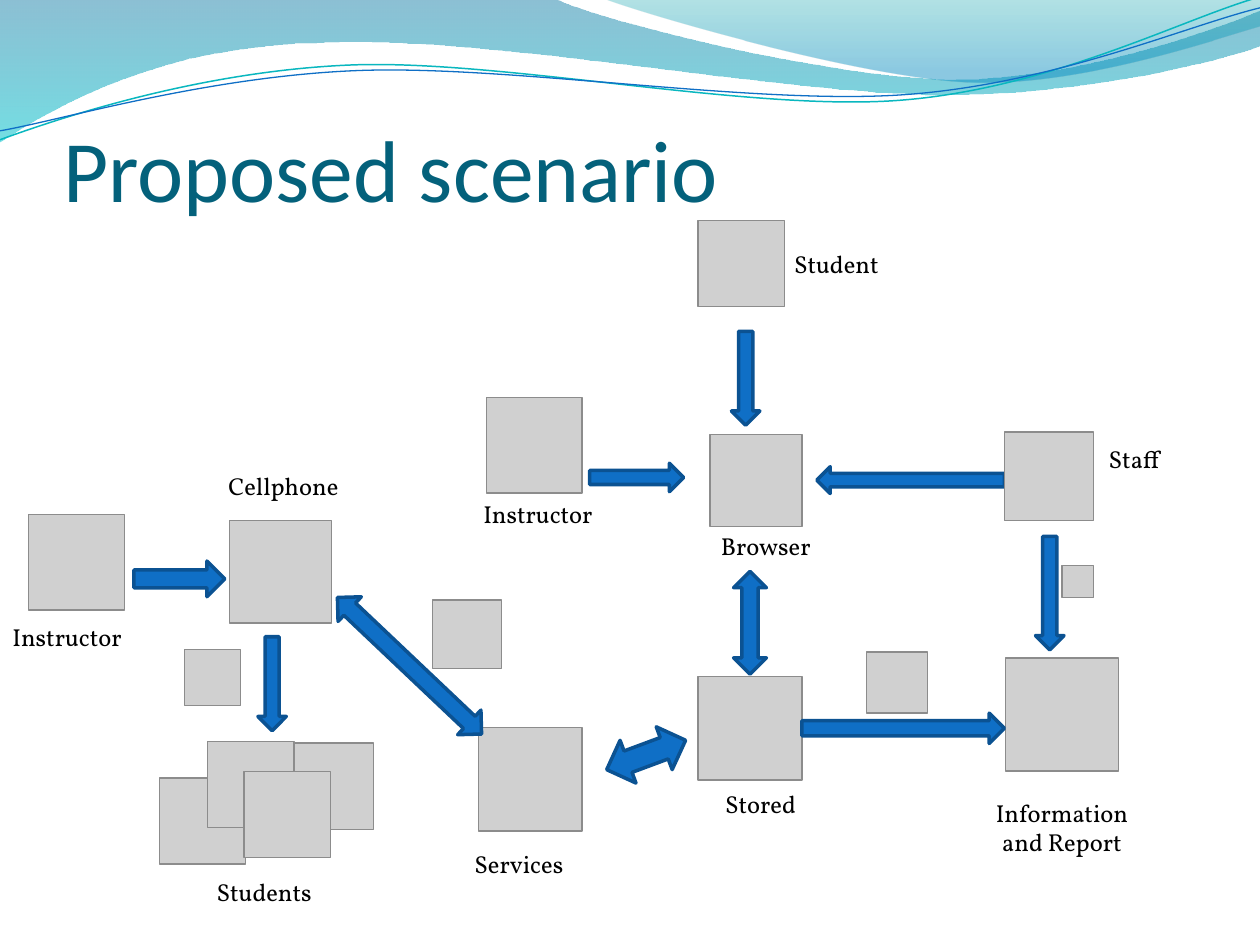
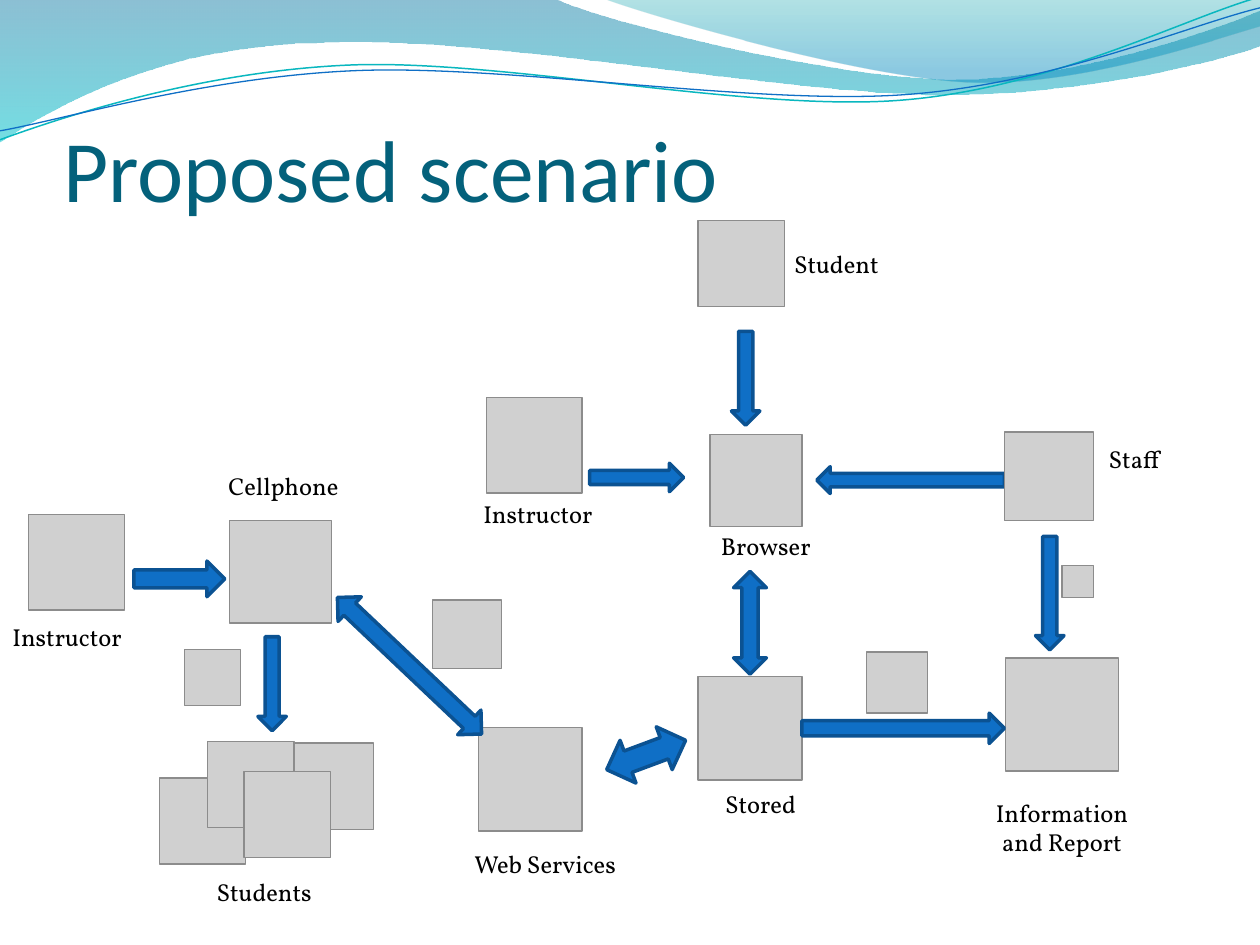
Before and after one commit to conanak99/roll-system-mobile, a slide deck: slide 8 of Document/Slide/Slide thuyet trinh.pptx. Drawn at 1260x945 pixels with LibreOffice and Linux fonts; fonts in the diff are those of the drawing; grey boxes stand for pictures; background and template pictures are left out. Boxes give left, top, right and bottom in pixels: in the first picture for what was removed or moved away, otherwise in the second. Text is boxed around its words. In the diff, an @@ line names an element or a change of style, - is before the commit and + after.

```diff
--- a/Document/Slide/Slide thuyet trinh.pptx
+++ b/Document/Slide/Slide thuyet trinh.pptx
@@ text at (474,855,616,874): text changed @@
-Services
+Web Services
```
Also in this commit, not shown: 1 other slide changed, 2 slides added, 1 other file.
